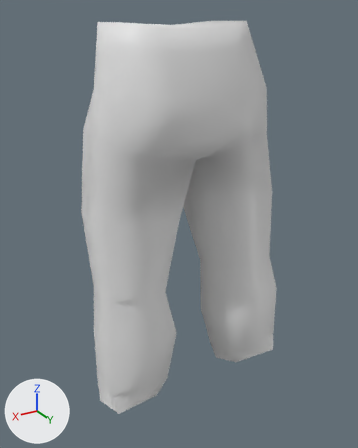
A saved change to the FBX model project/Shark and Peach's Military Uniform Improvements/contents/mods/SMUI/media/models_x/skinned/clothes/M_PantsTucked.fbx.
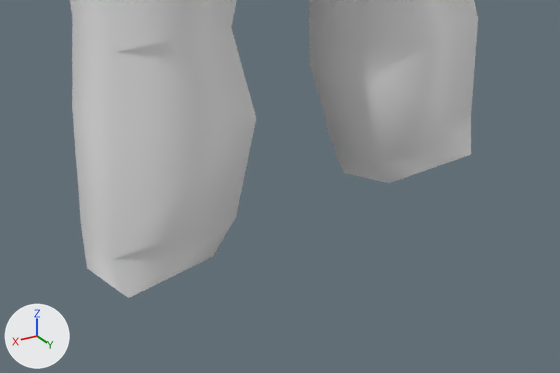
Each version is shown whole from a 50 mm lens placed at (0.00302, 0.00537, 0.00589), pointed at (-0.00002, 0.00031, 0.00336), then close up on the part from 17% to 88% of the width and 62% to 100% of the height. The axes (+X, +Y, +Z) are drawn at lower left. The lights are the same throughout. Where no turn or scale is listed for an object, it has been applied to the vertices.

Objects in the first close-up: 'Bob_Trousers'.
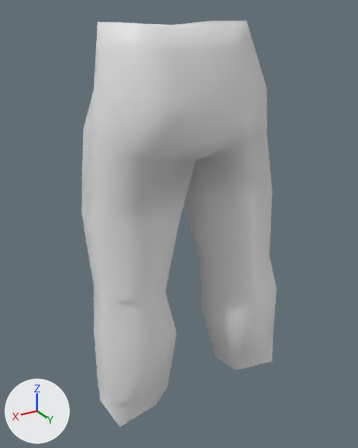
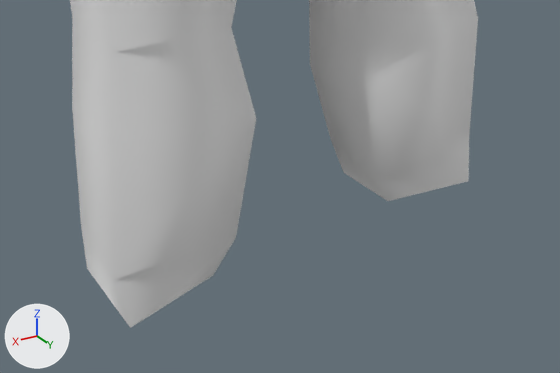
What differs and where, as boxes [x1, y1, x2, y2] in the close-ups (560 x 373 px; the box of a moved part takes in the faces that stretch with it):
'Bob_Trousers', reshaped
    before: [70, 0, 478, 298]
    after: [70, 0, 478, 328]
part 1 of me_mesh, moved or reshaped
    before: [87, 117, 471, 298]
    after: [88, 135, 469, 328]
part 2 of me_mesh, moved or reshaped
    before: [81, 19, 478, 268]
    after: [81, 19, 478, 280]

What changed in the scene script:
```text
Change me_mesh:
    where me_mesh.from_pydata(...)  # 98 vertices, 188 faces; spans x -0.00129..0.00129, y -0.00049..0.001, z 0.0011..0.00579
    used by ob_bob_trousers; location = (0.0, 0.0, 0.0)
    me_mesh part 1: all 2 vertices in x -0.00123..0.00123, y 0.00097, z 0.00134 are moved by (0.0, 0.0, -0.00022)
    me_mesh part 2: all 6 vertices in x -0.00128..0.00128, y 0.00086..0.00089, z 0.00127..0.00158 are moved by (0.0, 0.0, -0.00014)
```
